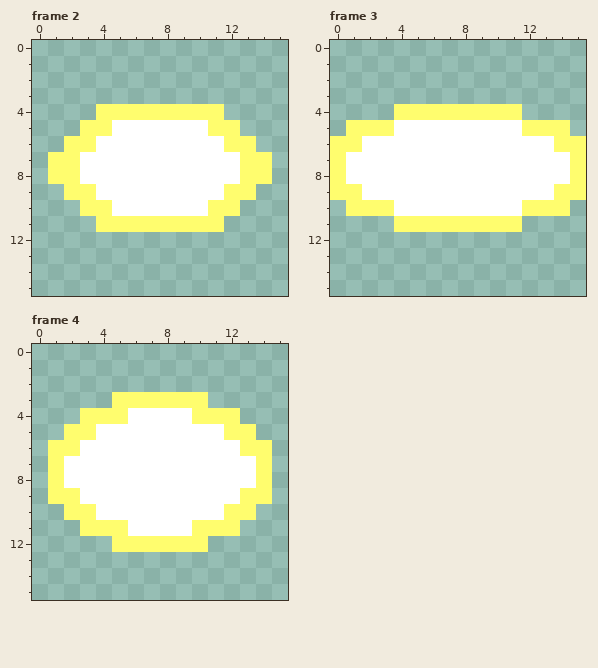
One commit to this pixel-art file: assets/sprites/megaman_bullet.aseprite. That is the earlier state.
16x16 pixels, 4 frames. Shown: frame 2, frame 3, frame 4.
Once edited:
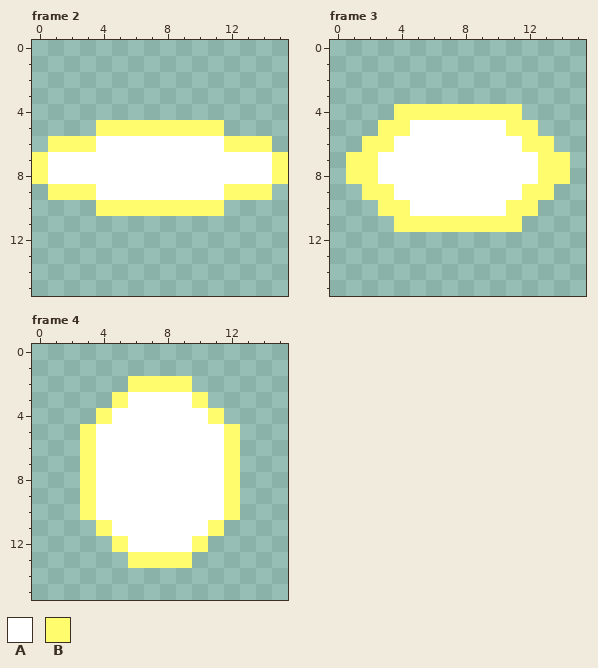
Palette (. is transparent): A #ffffff  B #fffd6e
Edits made:
Frame 2:
y 4: x 4..11 BBBBBBBB -> ........
y 5: x 3 B -> .; x 5..10 AAAAAA -> BBBBBB; x 12 B -> .
y 6: x 1 . -> B; x 14 . -> B
y 7..8: x 0..2 .BB -> BAA; x 13..15 BB. -> AAB
y 9: x 1 . -> B; x 14 . -> B
y 10: x 3 B -> .; x 5..10 AAAAAA -> BBBBBB; x 12 B -> .
y 11: x 4..11 BBBBBBBB -> ........
Frame 3:
y 5: x 1..2 BB -> ..; x 4 A -> B; x 11 A -> B; x 13..14 BB -> ..
y 6: x 0..3 BBAA -> ..BB; x 12..15 AABB -> BB..
y 7..8: x 0..2 BAA -> .BB; x 13..15 AAB -> BB.
y 9: x 0..3 BBAA -> ..BB; x 12..15 AABB -> BB..
y 10: x 1..2 BB -> ..; x 4 A -> B; x 11 A -> B; x 13..14 BB -> ..
Frame 4:
y 2: x 6..9 .... -> BBBB
y 3: x 6..9 BBBB -> AAAA
y 4: x 3 B -> .; x 5 B -> A; x 10 B -> A; x 12 B -> .
y 5: x 2 B -> .; x 13 B -> .
y 6: x 1..3 BBA -> ..B; x 12..14 ABB -> B..
y 7..8: x 1..3 BAA -> ..B; x 12..14 AAB -> B..
y 9: x 1..3 BBA -> ..B; x 12..14 ABB -> B..
y 10: x 2 B -> .; x 13 B -> .
y 11: x 3 B -> .; x 5 B -> A; x 10 B -> A; x 12 B -> .
y 12: x 6..9 BBBB -> AAAA
y 13: x 6..9 .... -> BBBB
Pixel boxes of the changes (left, top, right, bottom) in both pictures:
changed: (32, 104, 288, 232)
changed: (330, 120, 410, 216)
changed: (506, 120, 586, 216)
changed: (48, 376, 272, 568)
